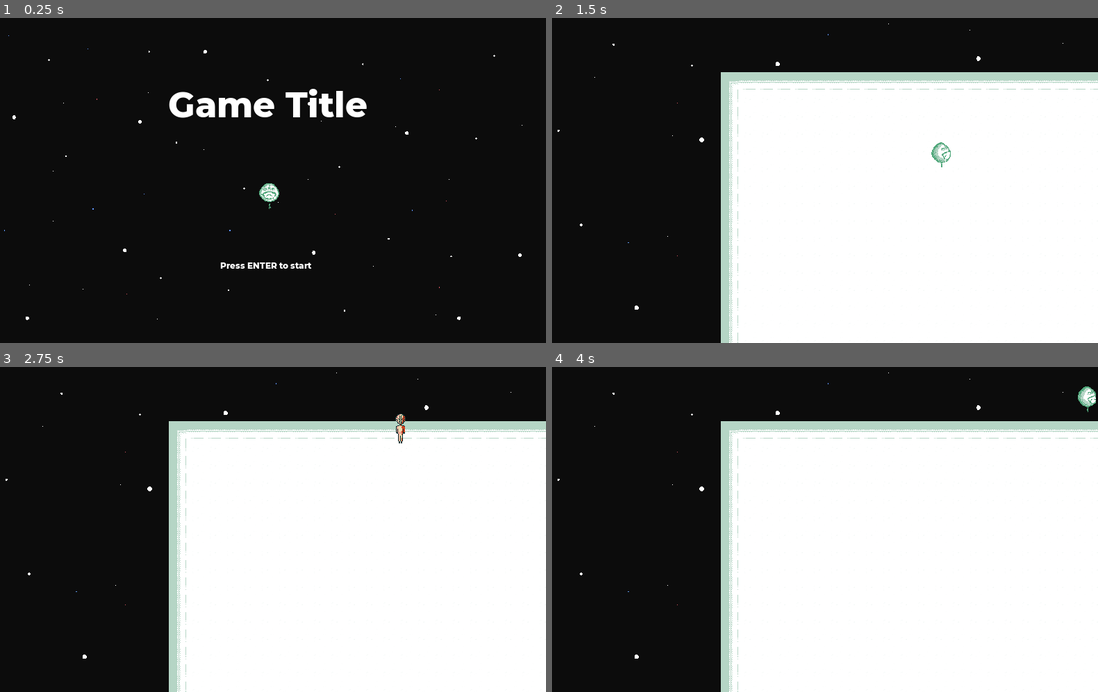
Above: before the commit, frames 1-4 (two rows, left to right).
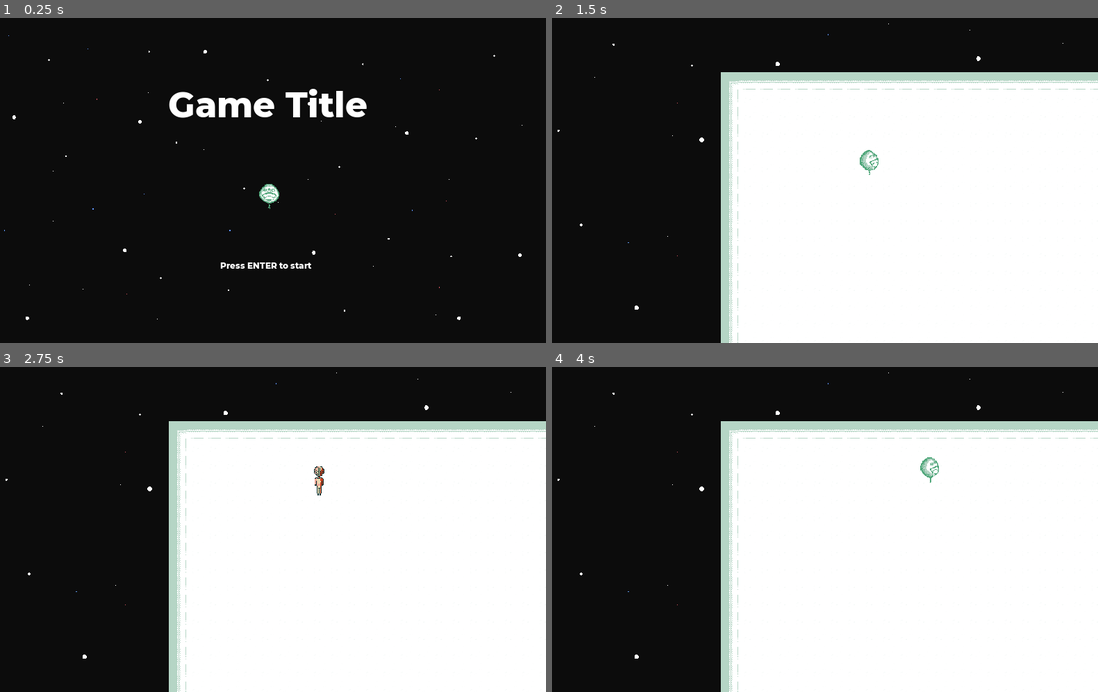
Above: after the commit, the same moments.

Repository: Dukebot/GODOT-GameTemplate-2D
Game: Godot game, scene res://Src/Interface/Menus/TitleScreen.tscn
Same seed, same stepped clock (60 frames per second), same inputs: the game is played once before the commit and once after it.
Inputs:
- Up to frame 1 (0.25 s): no input
- Up to frame 2 (1.5 s): tap Enter (enter) at 0.5, 0.6 s; hold E (interact, bound only after the commit) 0.53-1.28 s; hold D (right) from 0.53 s (still down); tap W (up) at 0.77, 1.07 s; tap E (interact, bound only after the commit) at 1.35 s
- Up to frame 3 (2.75 s): tap W (up) at 1.52, 1.55, 1.82 s; release D (right) at 2.03 s; hold A (left) from 2.03 s (still down); hold W (up) from 2.03 s (still down); tap Enter (enter) at 2.3 s
- Up to frame 4 (4 s): release A (left) at 2.78 s; release W (up) at 2.78 s; hold D (right) from 2.78 s (still down); tap Enter (enter) at 2.85 s; tap W (up) at 3.02, 3.32, 3.77, 3.8 s; tap E (interact, bound only after the commit) at 3.05 s; hold E (interact, bound only after the commit) from 3.53 s (still down)

The runs differ from the first frame. In frame 1, 0.1% of the frame differs, in the area x 47-52%, y 50-59%; in frame 2, 0.2%; in frame 3, 0.2%; in frame 4, 0.3%, in the area x 67-100%, y 5-36%.

Commit message:
Refactor. Adding interaction ray cast. Adding message box. Adding generic interaction. Adding animator class for animated sprites.

Diff:
--- /dev/null
+++ b/Src/Actors/Characters/Animator.gd
@@ -0,0 +1,37 @@
+class_name Animator extends AnimatedSprite
+
+
+var animation_name: String = "idle"
+var animation_direction: String = "down"
+
+
+func _ready():
+	speed_scale = 0.75
+	play(animation_name + "_" + animation_direction)
+
+
+func movement_animation_vector(direction: Vector2):
+	update_animation_name(direction)
+	update_animation_direction(direction)
+	play(animation_name + "_" + animation_direction)
+
+
+func update_animation_name(direction: Vector2) -> void:
+	if direction == Vector2.ZERO:
+		animation_name = "idle"
+	else:
+		animation_name = "move"
+
+
+func update_animation_direction(direction: Vector2) -> void:
+	if direction.x != 0 and direction.y == 0:
+		if direction.x > 0:
+			animation_direction = "right"
+		else:
+			animation_direction = "left"
+
+	if direction.y != 0:
+		if direction.y > 0:
+			animation_direction = "down"
+		elif direction.y < 0:
+			animation_direction = "up"
--- a/Src/Actors/Characters/Player/Player.gd
+++ b/Src/Actors/Characters/Player/Player.gd
@@ -1,5 +1,19 @@
-class_name Player
-extends Character
+class_name Player extends Character
+
+
+onready var interaction_ray_cast = $InteractionRayCast
+
+
+func _input(event):
+	if Input.is_action_pressed("interact"):
+		interaction_ray_cast.interact()
+
+
+func _physics_process(delta):
+	var direction = get_input_direction()
+	move(direction, delta)
+	animate(direction)
+	interaction_ray_cast.set_direction(direction)
 
 
 func get_input_direction() -> Vector2:
--- a/Src/Actors/Characters/Player/Player.tscn
+++ b/Src/Actors/Characters/Player/Player.tscn
@@ -1,7 +1,8 @@
-[gd_scene load_steps=5 format=2]
+[gd_scene load_steps=6 format=2]
 
 [ext_resource path="res://Src/Actors/Characters/Character.tscn" type="PackedScene" id=1]
 [ext_resource path="res://Src/Actors/Characters/Player/Player.gd" type="Script" id=2]
+[ext_resource path="res://Src/Interaction/InteractionRayCast.tscn" type="PackedScene" id=3]
 
 [sub_resource type="CircleShape2D" id=1]
 radius = 3.70407
@@ -10,9 +11,12 @@
 
 [node name="Player" instance=ExtResource( 1 )]
 script = ExtResource( 2 )
+max_speed = 50.0
 
 [node name="CollisionShape2D" parent="." index="1"]
 shape = SubResource( 1 )
 
 [node name="AnimationTree" parent="." index="3"]
 parameters/playback = SubResource( 2 )
+
+[node name="InteractionRayCast" parent="." index="4" instance=ExtResource( 3 )]
--- a/Src/Components/HitboxesAndHurtboxes/Hitbox.tscn
+++ b/Src/Components/Hitboxes/Hitbox.tscn
@@ -1,6 +1,6 @@
 [gd_scene load_steps=2 format=2]
 
-[ext_resource path="res://Src/Components/HitboxesAndHurtboxes/Hitbox.gd" type="Script" id=1]
+[ext_resource path="res://Src/Components/Hitboxes/Hitbox.gd" type="Script" id=1]
 
 [node name="Hitbox" type="Area2D"]
 script = ExtResource( 1 )
--- a/Src/Components/HitboxesAndHurtboxes/Hurtbox.tscn
+++ b/Src/Components/Hitboxes/Hurtbox.tscn
@@ -1,6 +1,6 @@
 [gd_scene load_steps=2 format=2]
 
-[ext_resource path="res://Src/Components/HitboxesAndHurtboxes/Hurtbox.gd" type="Script" id=1]
+[ext_resource path="res://Src/Components/Hitboxes/Hurtbox.gd" type="Script" id=1]
 
 [node name="Hurtbox" type="Area2D"]
 script = ExtResource( 1 )
--- a/Src/Components/InteractionAreas/InteractionArea.gd
+++ /dev/null
@@ -1,7 +0,0 @@
-class_name InteractionArea
-extends Area2D
-
-signal interacted(interactor)
-
-func interact(interactor):
-	emit_signal("interacted", interactor)
--- /dev/null
+++ b/Src/Interaction/Interaction.gd
@@ -0,0 +1,25 @@
+class_name Interaction extends Node2D
+
+signal show_message(message)
+signal hide_message()
+
+export (String) var message := ""
+var message_shown := false
+
+
+func _ready():
+	add_to_group("Interaction")
+
+
+func _on_InteractionArea_interacted(interactor):
+	if not message_shown:
+		emit_signal("show_message", message)
+		message_shown = true
+	else:
+		emit_signal("hide_message")
+		message_shown = false
+
+
+func _on_InteractionArea_undetected():
+	emit_signal("hide_message")
+	message_shown = false
--- /dev/null
+++ b/Src/Interaction/Interaction.tscn
@@ -0,0 +1,17 @@
+[gd_scene load_steps=4 format=2]
+
+[ext_resource path="res://Src/Interaction/InteractionArea.tscn" type="PackedScene" id=1]
+[ext_resource path="res://Src/Interaction/Interaction.gd" type="Script" id=2]
+
+[sub_resource type="CircleShape2D" id=1]
+
+[node name="Interaction" type="Node2D"]
+script = ExtResource( 2 )
+
+[node name="InteractionArea" parent="." instance=ExtResource( 1 )]
+
+[node name="CollisionShape2D" type="CollisionShape2D" parent="InteractionArea"]
+shape = SubResource( 1 )
+
+[connection signal="interacted" from="InteractionArea" to="." method="_on_InteractionArea_interacted"]
+[connection signal="undetected" from="InteractionArea" to="." method="_on_InteractionArea_undetected"]
--- /dev/null
+++ b/Src/Interaction/InteractionArea.gd
@@ -0,0 +1,17 @@
+class_name InteractionArea extends Area2D
+
+signal interacted(interactor)
+signal detected()
+signal undetected()
+
+
+func interact(interactor):
+	emit_signal("interacted", interactor)
+
+
+func detected():
+	emit_signal("detected")
+
+
+func undetected():
+	emit_signal("undetected")
--- a/Src/Components/InteractionAreas/InteractionArea.tscn
+++ b/Src/Interaction/InteractionArea.tscn
@@ -1,8 +1,10 @@
 [gd_scene load_steps=2 format=2]
 
-[ext_resource path="res://Src/Components/InteractionAreas/InteractionArea.gd" type="Script" id=1]
+[ext_resource path="res://Src/Interaction/InteractionArea.gd" type="Script" id=1]
 
 [node name="InteractionArea" type="Area2D"]
+collision_layer = 8
+collision_mask = 0
 script = ExtResource( 1 )
 
 [node name="CollisionShape2D" type="CollisionShape2D" parent="."]
--- a/Src/Components/InteractionAreas/InteractionDetector.gd
+++ b/Src/Interaction/InteractionDetector.gd
@@ -1,17 +1,18 @@
-class_name InteractionDetector
-extends Area2D
+class_name InteractionDetector extends Area2D
 
-var interactor = get_parent()
-var interaction_area : InteractionArea = null
+var interaction_area: InteractionArea
+
 
 func _on_InteractionDetector_area_entered(area):
 	if interaction_area == null:
 		interaction_area = area
+		interaction_area.detected()
 
 func _on_InteractionDetector_area_exited(area):
 	if interaction_area == area:
+		interaction_area.undetected()
 		interaction_area = null
 
 func interact():
 	if interaction_area:
-		interaction_area.interact(interactor)
+		interaction_area.interact(owner)
--- a/Src/Components/InteractionAreas/InteractionDetector.tscn
+++ b/Src/Interaction/InteractionDetector.tscn
@@ -1,6 +1,6 @@
 [gd_scene load_steps=2 format=2]
 
-[ext_resource path="res://Src/Components/InteractionAreas/InteractionDetector.gd" type="Script" id=1]
+[ext_resource path="res://Src/Interaction/InteractionDetector.gd" type="Script" id=1]
 
 [node name="InteractionDetector" type="Area2D"]
 script = ExtResource( 1 )
--- /dev/null
+++ b/Src/Interaction/InteractionRayCast.gd
@@ -0,0 +1,30 @@
+class_name InteractionRayCast extends RayCast2D
+
+var interaction_area: InteractionArea
+
+
+func _process(delta):
+	var collider = get_collider()
+	if not interaction_area:
+		if collider:
+			interaction_area = collider
+			interaction_area.detected()
+	else:
+		if not collider:
+			interaction_area.undetected()
+			interaction_area = null
+		elif collider != interaction_area:
+			interaction_area.undetected()
+			interaction_area = collider
+
+
+func interact():
+	if interaction_area:
+		interaction_area.interact(owner)
+	else:
+		print("Nothing to interact...")
+
+
+func set_direction(direction: Vector2):
+	if direction != Vector2.ZERO:
+		cast_to = direction * 10
--- /dev/null
+++ b/Src/Interaction/InteractionRayCast.tscn
@@ -0,0 +1,11 @@
+[gd_scene load_steps=2 format=2]
+
+[ext_resource path="res://Src/Interaction/InteractionRayCast.gd" type="Script" id=1]
+
+[node name="InteractionRayCast" type="RayCast2D"]
+enabled = true
+cast_to = Vector2( 0, 10 )
+collision_mask = 8
+collide_with_areas = true
+collide_with_bodies = false
+script = ExtResource( 1 )
--- a/Src/Interface/Menus/TitleScreen.tscn
+++ b/Src/Interface/Menus/TitleScreen.tscn
@@ -33,7 +33,6 @@
 [node name="AnimatedSprite" type="AnimatedSprite" parent="." index="3"]
 position = Vector2( 512, 328 )
 frames = SubResource( 1 )
-frame = 2
 playing = true
 
 [node name="BackgroundMusic" parent="." index="4"]
--- /dev/null
+++ b/Src/Interface/MessageBox/MessageBox.gd
@@ -0,0 +1,16 @@
+class_name MessageBox extends ColorRect
+
+onready var label = find_node("Label")
+
+
+func _ready():
+	visible = false
+
+
+func show_message(message: String):
+	visible = true
+	label.text = message
+
+
+func hide_message():
+	visible = false
--- /dev/null
+++ b/Src/Interface/MessageBox/MessageBox.tscn
@@ -0,0 +1,26 @@
+[gd_scene load_steps=2 format=2]
+
+[ext_resource path="res://Src/Interface/MessageBox/MessageBox.gd" type="Script" id=1]
+
+[node name="MessageBox" type="ColorRect"]
+anchor_left = 0.5
+anchor_top = 0.5
+anchor_right = 0.5
+anchor_bottom = 0.5
+margin_left = -215.5
+margin_top = -38.5
+margin_right = 215.5
+margin_bottom = 38.5
+script = ExtResource( 1 )
+__meta__ = {
+"_edit_use_anchors_": false
+}
+
+[node name="Label" type="Label" parent="."]
+anchor_right = 1.0
+anchor_bottom = 1.0
+custom_colors/font_color = Color( 0, 0, 0, 1 )
+text = "Text"
+align = 1
+valign = 1
+autowrap = true
--- a/Src/Map/Map.gd
+++ b/Src/Map/Map.gd
@@ -1,13 +1,20 @@
 class_name Map extends Node2D
 
 onready var characters = find_node("Characters") as YSort
-onready var screen_transition_rect = find_node("ScreenTransitionRect") as ColorRect
+
+onready var canvas_layer = $CanvasLayer
+onready var screen_transition_rect = canvas_layer.find_node("ScreenTransitionRect") as ColorRect
+onready var message_box = canvas_layer.find_node("MessageBox") as MessageBox
 
 func _ready():
 	#AudioServer.set_bus_mute(AudioServer.get_bus_index("Master"), true)
 	Events.connect("change_scene", self, "_on_change_scene")
 	Events.connect("dettach_controls", self, "_on_dettach_controls")
 	Events.connect("attach_controls", self, "_on_attach_controls")
+
+	for interaction in get_tree().get_nodes_in_group("Interaction"):
+		interaction.connect("show_message", message_box, "show_message")
+		interaction.connect("hide_message", message_box, "hide_message")
 
 
 func _on_change_scene(scene_path: String):
--- a/Src/Map/MapTemplate.tscn
+++ b/Src/Map/MapTemplate.tscn
@@ -8,6 +8,8 @@
 [ext_resource path="res://Assets/GFX/Tiles/Corner.png" type="Texture" id=6]
 [ext_resource path="res://Assets/GFX/Tiles/Center.png" type="Texture" id=7]
 [ext_resource path="res://Assets/GFX/Tiles/Side.png" type="Texture" id=8]
+[ext_resource path="res://Src/Interface/MessageBox/MessageBox.tscn" type="PackedScene" id=9]
+[ext_resource path="res://Src/Interaction/Interaction.tscn" type="PackedScene" id=10]
 
 [sub_resource type="ConvexPolygonShape2D" id=1]
 points = PoolVector2Array( 0, 0, 0, 0, 0, 0, 0, 0 )
@@ -110,9 +112,6 @@
 
 [node name="Player" parent="YSort/Characters" instance=ExtResource( 2 )]
 position = Vector2( 183.138, 199.787 )
-acceleration = 5000.0
-friction = 5000.0
-max_speed = 250.0
 
 [node name="RemoteTransform2D" type="RemoteTransform2D" parent="YSort/Characters/Player"]
 remote_path = NodePath("../../../Camera2D")
@@ -121,6 +120,9 @@
 
 [node name="Areas" type="Node2D" parent="."]
 
+[node name="Interaction" parent="Areas" instance=ExtResource( 10 )]
+message = "test"
+
 [node name="BackgroundMusic" type="AudioStreamPlayer" parent="."]
 stream = ExtResource( 4 )
 autoplay = true
@@ -128,3 +130,7 @@
 [node name="CanvasLayer" type="CanvasLayer" parent="."]
 
 [node name="ScreenTransitionRect" parent="CanvasLayer" instance=ExtResource( 3 )]
+visible = false
+
+[node name="MessageBox" parent="CanvasLayer" instance=ExtResource( 9 )]
+visible = false
--- a/project.godot
+++ b/project.godot
@@ -9,6 +9,11 @@
 config_version=4
 
 _global_script_classes=[ {
+"base": "AnimatedSprite",
+"class": "Animator",
+"language": "GDScript",
+"path": "res://Src/Actors/Characters/Animator.gd"
+}, {
 "base": "TopDownCharacter",
 "class": "Character",
 "language": "GDScript",
@@ -29,15 +34,25 @@
 "language": "GDScript",
 "path": "res://Src/Components/HealthComponent.gd"
 }, {
+"base": "Node2D",
+"class": "Interaction",
+"language": "GDScript",
+"path": "res://Src/Interaction/Interaction.gd"
+}, {
 "base": "Area2D",
 "class": "InteractionArea",
 "language": "GDScript",
-"path": "res://Src/Components/InteractionAreas/InteractionArea.gd"
+"path": "res://Src/Interaction/InteractionArea.gd"
 }, {
 "base": "Area2D",
 "class": "InteractionDetector",
 "language": "GDScript",
-"path": "res://Src/Components/InteractionAreas/InteractionDetector.gd"
+"path": "res://Src/Interaction/InteractionDetector.gd"
+}, {
+"base": "RayCast2D",
+"class": "InteractionRayCast",
+"language": "GDScript",
+"path": "res://Src/Interaction/InteractionRayCast.gd"
 }, {
 "base": "Node2D",
 "class": "Map",
@@ -53,6 +68,11 @@
 "class": "Menu",
 "language": "GDScript",
 "path": "res://Src/Interface/Menu.gd"
+}, {
+"base": "ColorRect",
+"class": "MessageBox",
+"language": "GDScript",
+"path": "res://Src/Interface/MessageBox/MessageBox.gd"
 }, {
 "base": "Character",
 "class": "Player",
@@ -75,15 +95,19 @@
 "path": "res://Src/Actors/Characters/TopDownCharacter.gd"
 } ]
 _global_script_class_icons={
+"Animator": "",
 "Character": "",
 "DialogueComponent": "",
 "Enemy": "",
 "HealthComponent": "",
+"Interaction": "",
 "InteractionArea": "",
 "InteractionDetector": "",
+"InteractionRayCast": "",
 "Map": "",
 "MapTeleporter": "",
 "Menu": "",
+"MessageBox": "",
 "Player": "",
 "SideScrollerCharacter": "",
 "TitleScreen": "",
@@ -162,12 +186,19 @@
 "events": [ Object(InputEventKey,"resource_local_to_scene":false,"resource_name":"","device":0,"alt":false,"shift":false,"control":false,"meta":false,"command":false,"pressed":false,"scancode":16777221,"unicode":0,"echo":false,"script":null)
  ]
 }
+interact={
+"deadzone": 0.5,
+"events": [ Object(InputEventKey,"resource_local_to_scene":false,"resource_name":"","device":0,"alt":false,"shift":false,"control":false,"meta":false,"command":false,"pressed":false,"scancode":69,"unicode":0,"echo":false,"script":null)
+, Object(InputEventKey,"resource_local_to_scene":false,"resource_name":"","device":0,"alt":false,"shift":false,"control":false,"meta":false,"command":false,"pressed":false,"scancode":32,"unicode":0,"echo":false,"script":null)
+ ]
+}
 
 [layer_names]
 
 2d_physics/layer_1="World"
 2d_physics/layer_2="Player"
 2d_physics/layer_3="Character"
+2d_physics/layer_4="Interaction"
 
 [rendering]
 
Renamed: Src/Components/HitboxesAndHurtboxes/Hitbox.gd -> Src/Components/Hitboxes/Hitbox.gd
Renamed: Src/Components/HitboxesAndHurtboxes/Hurtbox.gd -> Src/Components/Hitboxes/Hurtbox.gd
Not shown: 1 places in Src/Map/MapTemplate.tscn that only renumber resources
